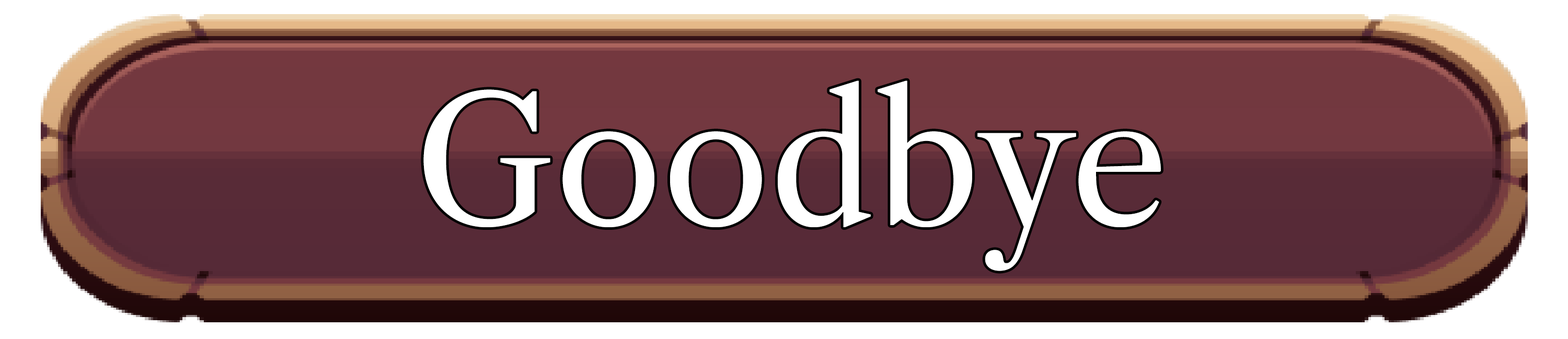
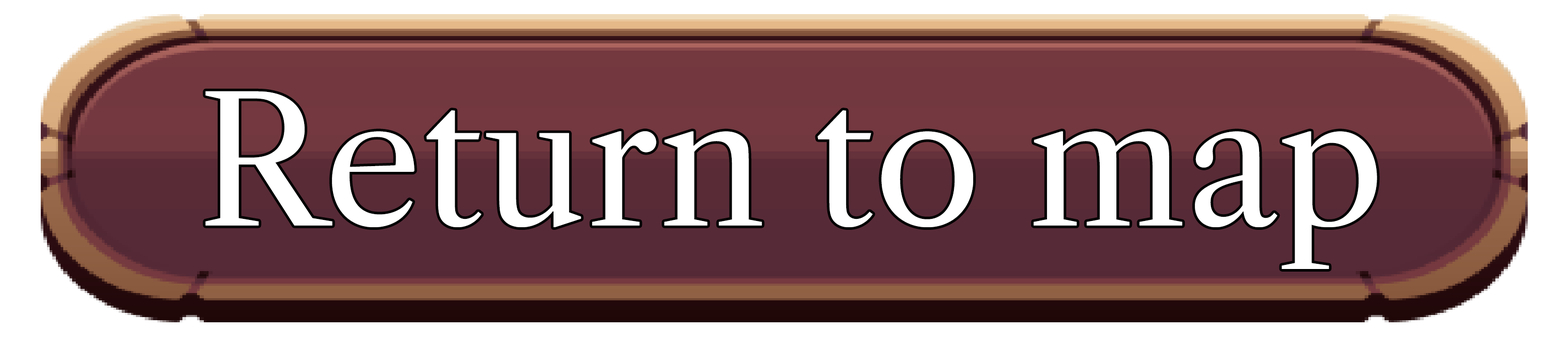
Layers edited between the first and the second 1568 x 339 image:
painted on "Button" over [205, 80, 1378, 272]
